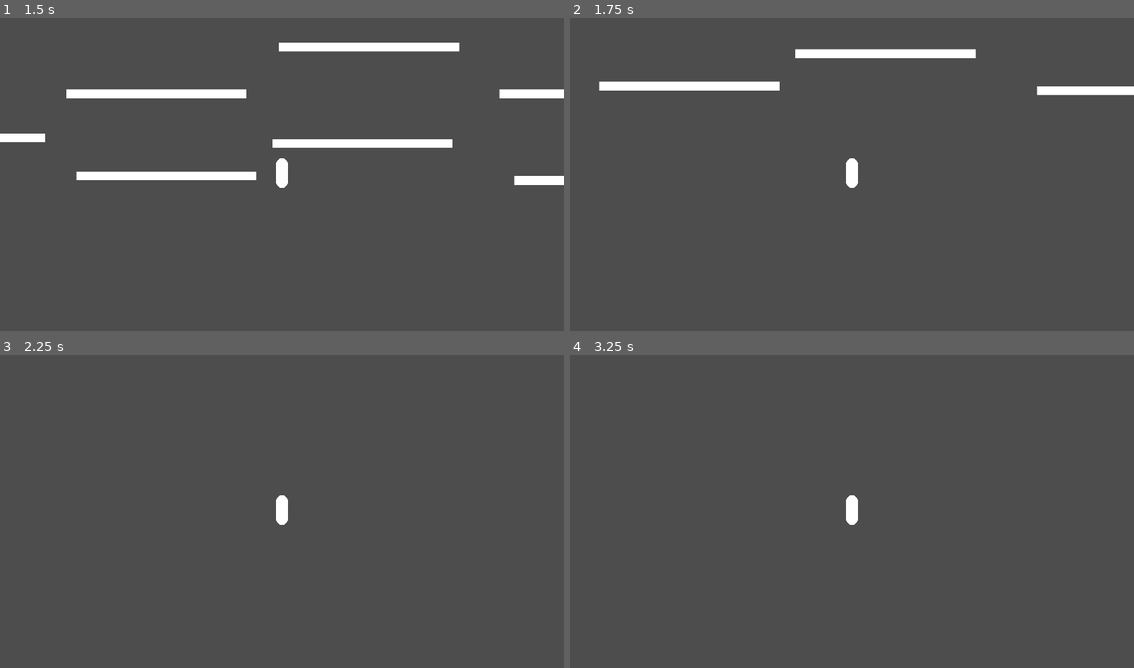
Above: before the commit, frames 1-4 (two rows, left to right).
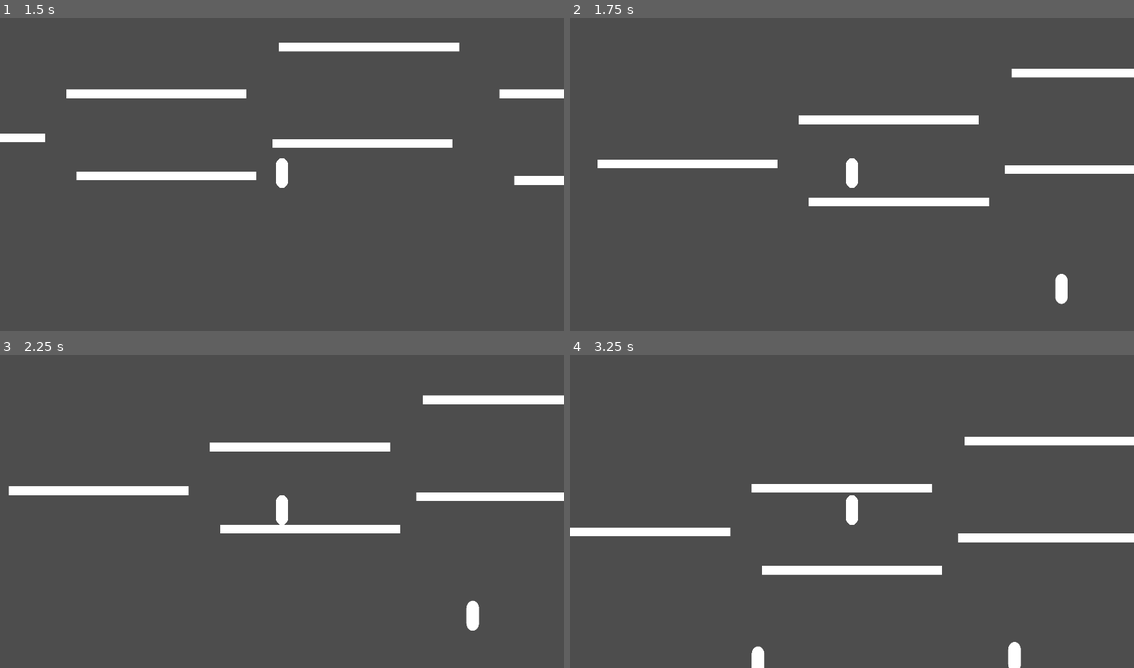
Above: after the commit, the same moments.

Repository: Seirea/gmtk-2025
Game: Godot game, scene res://main.tscn
Same seed, same stepped clock (60 frames per second), same inputs: the game is played once before the commit and once after it.
Inputs:
- Up to frame 1 (1.5 s): tap Enter at 0.5 s; hold D (right) from 0.53 s (still down); tap Space (jump) at 0.77 s
- Up to frame 2 (1.75 s): keep holding D (right); tap Space (jump) at 1.52 s
- Up to frame 3 (2.25 s): release D (right) at 2.03 s; hold A (left) from 2.03 s (still down)
- Up to frame 4 (3.25 s): release A (left) at 2.78 s; hold D (right) from 2.78 s (still down); tap Space (jump) at 3.02 s

Frame 1 is identical in both runs. In frame 2, 6.5% of the frame differs, in the area x 4-100%, y 9-92%; in frame 3, 4.4%; in frame 4, 4.7%.

Commit message:
add kill block

Diff:
--- /dev/null
+++ b/area_2d.gd
@@ -0,0 +1,6 @@
+extends Area2D
+
+
+func _on_body_entered(body: Node2D) -> void:
+	if body is PlayerNode and not body.is_clone:
+		body.call_deferred("kill")
--- a/character_body_2d.gd
+++ b/character_body_2d.gd
@@ -11,11 +11,9 @@
 	clone.get_node("CharacterBody2D").is_clone = true
 	clone.position = position
 
-	position = Vector2(0,0)
+	position = Vector2.ZERO
 
 	get_node("/root/Main/Clones").add_child(clone)
-
-
 
 func _input(event: InputEvent) -> void:
 	if is_clone:
@@ -25,6 +23,7 @@
 		kill()
 
 	if event.is_action_pressed("hard_reset"):
+		kill()
 		get_node("/root/Main/Clones").clear_all_clones();
 
 
--- a/kill_brick.tscn
+++ b/kill_brick.tscn
@@ -1,10 +1,15 @@
-[gd_scene load_steps=2 format=3 uid="uid://dull33m2qhb8h"]
+[gd_scene load_steps=3 format=3 uid="uid://dull33m2qhb8h"]
+
+[ext_resource type="Script" uid="uid://6a4ji04i6ai3" path="res://area_2d.gd" id="1_ite6e"]
 
 [sub_resource type="WorldBoundaryShape2D" id="WorldBoundaryShape2D_n6lwf"]
 
 [node name="KillBrick" type="Node2D"]
 
-[node name="StaticBody2D" type="StaticBody2D" parent="."]
+[node name="Area2D" type="Area2D" parent="."]
+script = ExtResource("1_ite6e")
 
-[node name="CollisionShape2D" type="CollisionShape2D" parent="StaticBody2D"]
+[node name="CollisionShape2D" type="CollisionShape2D" parent="Area2D"]
 shape = SubResource("WorldBoundaryShape2D_n6lwf")
+
+[connection signal="body_entered" from="Area2D" to="Area2D" method="_on_body_entered"]
--- a/main.tscn
+++ b/main.tscn
@@ -1,8 +1,9 @@
-[gd_scene load_steps=4 format=3 uid="uid://bme63dk02bfow"]
+[gd_scene load_steps=5 format=3 uid="uid://bme63dk02bfow"]
 
 [ext_resource type="PackedScene" uid="uid://cdqvhnb1j724x" path="res://player.tscn" id="1_ig7tw"]
 [ext_resource type="PackedScene" uid="uid://cqydgx0u5afaq" path="res://level_1.tscn" id="2_0xm2m"]
 [ext_resource type="Script" uid="uid://byrcjam3g3gd" path="res://clones.gd" id="3_h2yge"]
+[ext_resource type="PackedScene" uid="uid://dull33m2qhb8h" path="res://kill_brick.tscn" id="4_1bvp3"]
 
 [node name="Main" type="Node2D"]
 
@@ -13,3 +14,6 @@
 
 [node name="Clones" type="Node2D" parent="."]
 script = ExtResource("3_h2yge")
+
+[node name="KillBrick" parent="." instance=ExtResource("4_1bvp3")]
+position = Vector2(0, 77)
Not shown, added: area_2d.gd.uid
